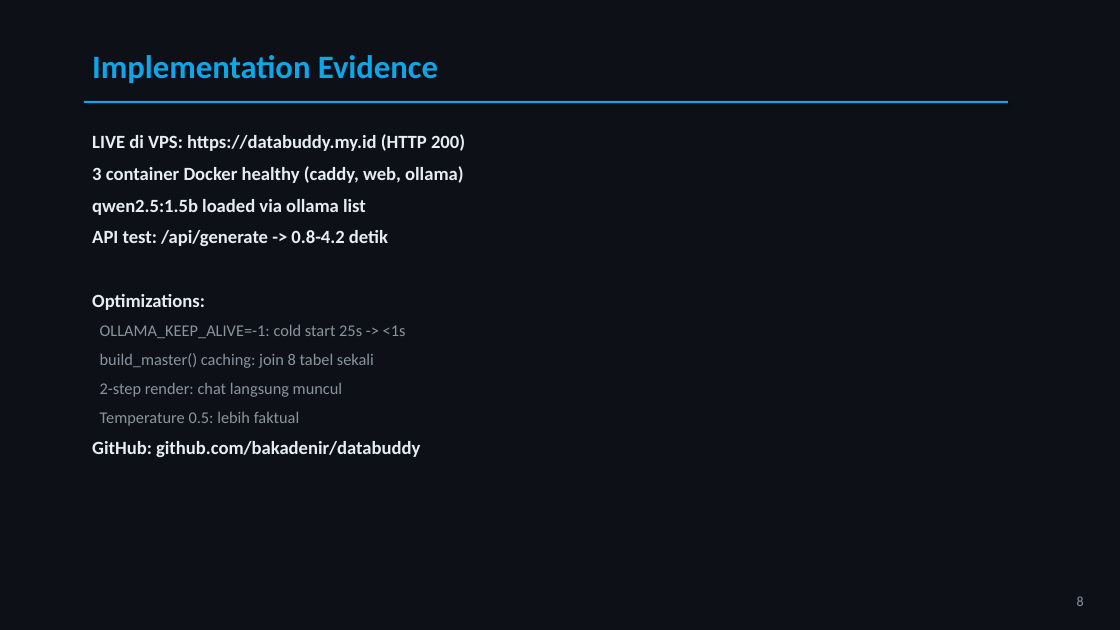
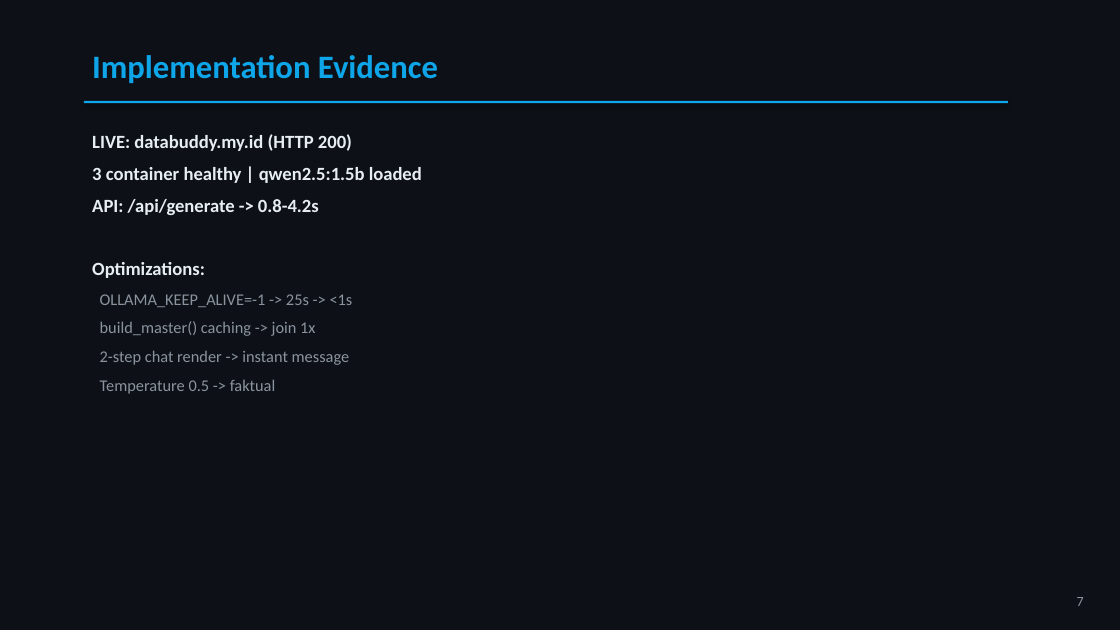
Before and after one commit to bakadenir/databuddy, a slide deck: slide 7 of Presentasi_UAS_AI04_DataBuddy.pptx (slide 8 before the commit). Drawn at 1120x630 pixels with LibreOffice and Linux fonts; fonts in the diff are those of the drawing. Boxes give left, top, right and bottom in pixels: in the first picture for what was removed or moved away, otherwise in the second. Text is boxed around its words. In the diff, an @@ line names an element or a change of style, - is before the commit and + after.

Commit message:
feat: update UAS deliverables - add user flow and chat flow details

```diff
--- a/Presentasi_UAS_AI04_DataBuddy.pptx
+++ b/Presentasi_UAS_AI04_DataBuddy.pptx
@@ text at [92, 134, 422, 215]: text changed @@
-LIVE di VPS: https://databuddy.my.id (HTTP 200)
-3 container Docker healthy (caddy, web, ollama)
-qwen2.5:1.5b loaded via ollama list
-API test: /api/generate -> 0.8-4.2 detik
+LIVE: databuddy.my.id (HTTP 200)
+3 container healthy | qwen2.5:1.5b loaded
+API: /api/generate -> 0.8-4.2s
@@ text at [100, 294, 353, 394]: text changed @@
-OLLAMA_KEEP_ALIVE=-1: cold start 25s -> <1s
-build_master() caching: join 8 tabel sekali
-2-step render: chat langsung muncul
-Temperature 0.5: lebih faktual
-GitHub: github.com/bakadenir/databuddy
+OLLAMA_KEEP_ALIVE=-1 -> 25s -> <1s
+build_master() caching -> join 1x
+2-step chat render -> instant message
+Temperature 0.5 -> faktual
@@ text at [1077, 597, 1084, 606]: text changed @@
-8
+7
```
Also in this commit, not shown: 11 other slides changed, 1 slide removed, 2 other files.
